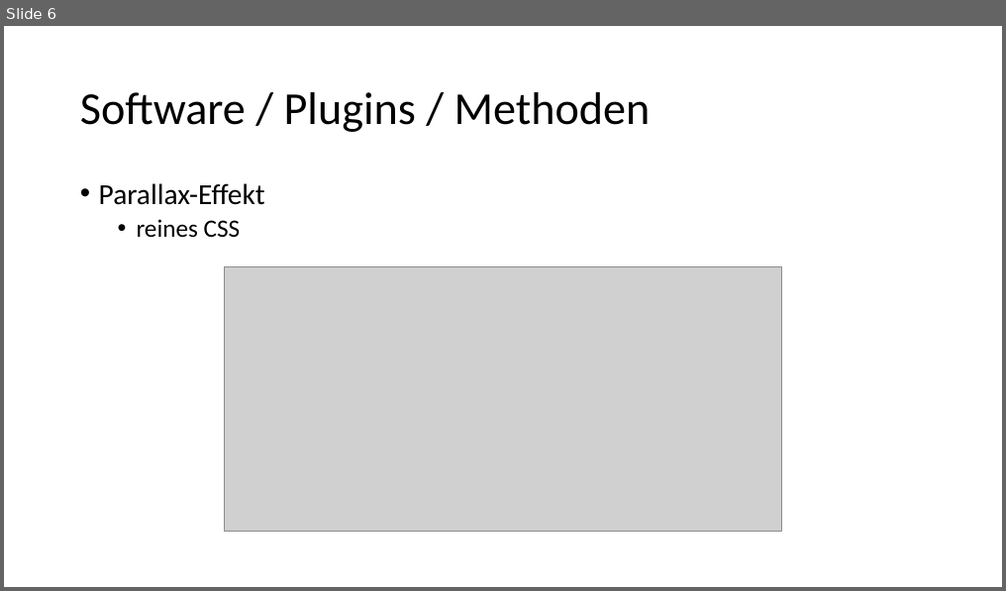
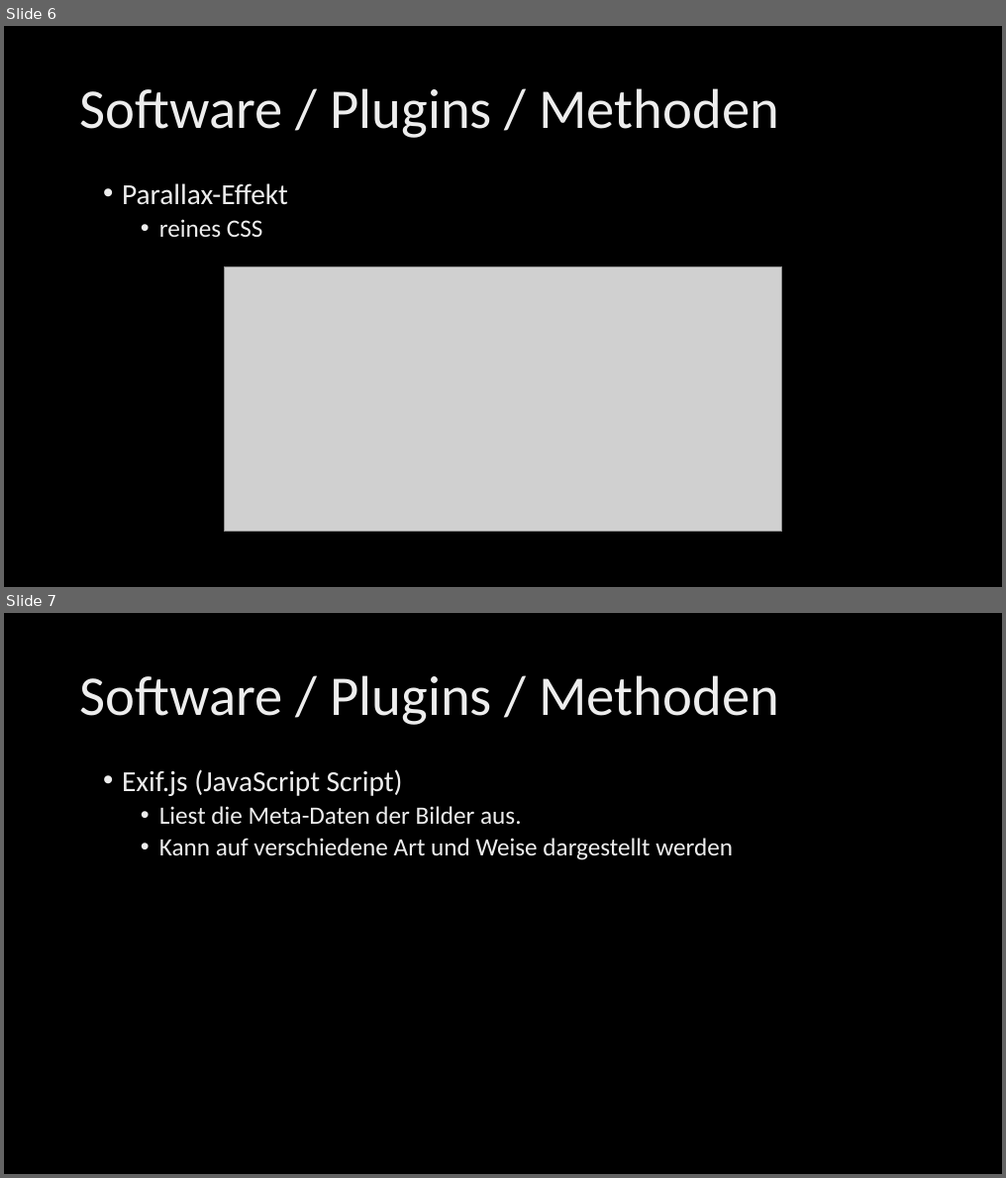
Before and after one commit to zioerjens/School_GIBB, a slide deck: m152_presentation.pptx. Shown one above the other, each under a label of ours: slide 6 before the commit, slides 6 and 7 after it. The pictures are 1006x591 and 1006x1178 pixels, drawn with LibreOffice and Linux fonts; fonts in the diff are those of the drawing; grey boxes stand for pictures; background and template pictures are left out. Boxes give left, top, right and bottom in pixels: in the first picture for what was removed or moved away, otherwise in the second. Text is boxed around its words. In the diff, an @@ line names an element or a change of style, - is before the commit and + after.

```diff
--- a/m152_presentation.pptx
+++ b/m152_presentation.pptx
@@ slide 7 added at (x1=4, y1=613, x2=1002, y2=1174), background picture (left out) @@
@@ title added at (x1=80, y1=675, x2=779, y2=725), 54 pt, text gradient #DEDEDE to #EDEDED to #FFFFFF @@
+Software / Plugins / Methoden
@@ text added at (x1=122, y1=769, x2=733, y2=861), 24 pt, text gradient #DEDEDE to #EDEDED to #FFFFFF @@
+• Exif.js (JavaScript Script)
+  • Liest die Meta-Daten der Bilder aus.
+  • Kann auf verschiedene Art und Weise dargestellt werden
@@ slide 6 changed as well @@
@@ background #FFFFFF to picture (left out) @@
@@ title "Software / Plugins / Methoden" at (x1=80, y1=88, x2=779, y2=138): size 44 to 54 pt, text colour #000000 to gradient #DEDEDE to #EDEDED to #FFFFFF @@
@@ text "Parallax-Effekt" moved from (x1=99, y1=183, x2=265, y2=238) to (x1=122, y1=183, x2=288, y2=237) @@
@@ text "Parallax-Effekt" at (x1=122, y1=183, x2=288, y2=237): text colour #000000 to gradient #DEDEDE to #EDEDED to #FFFFFF @@
```
Also in this commit, not shown: 7 other slides changed.
